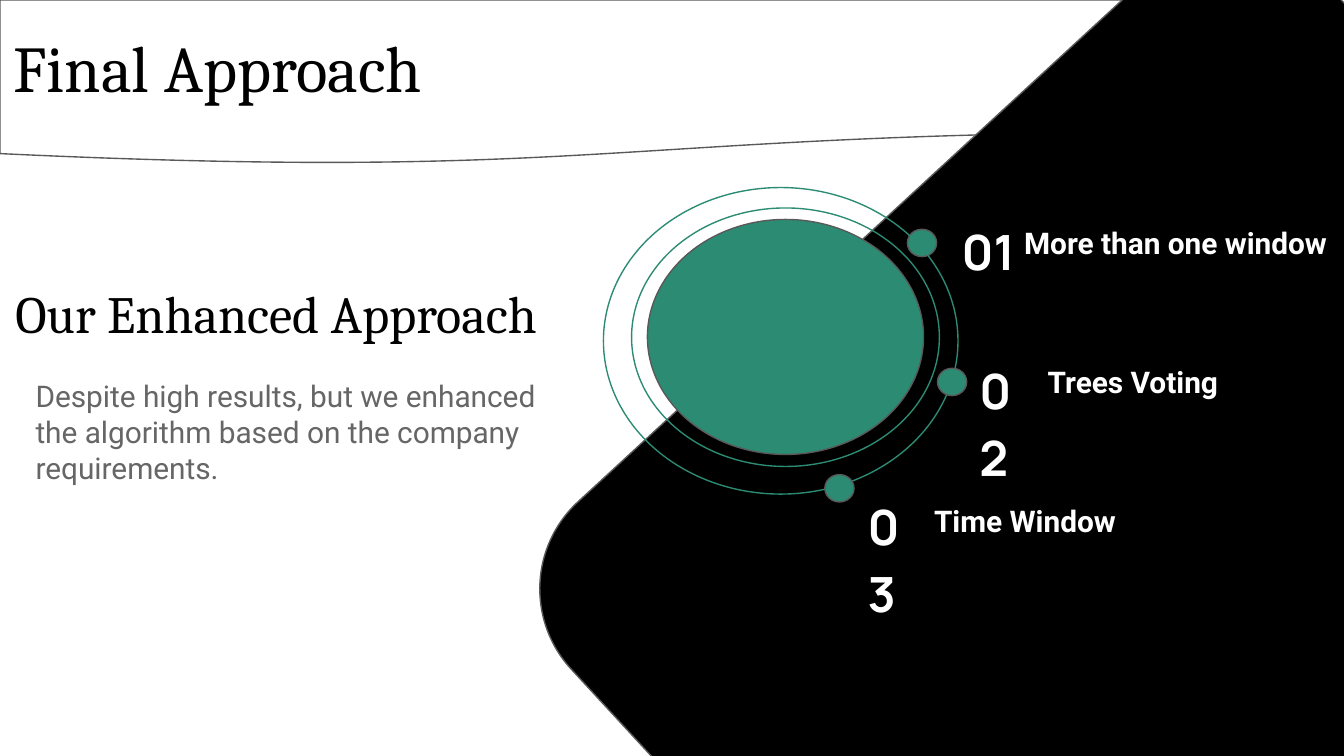
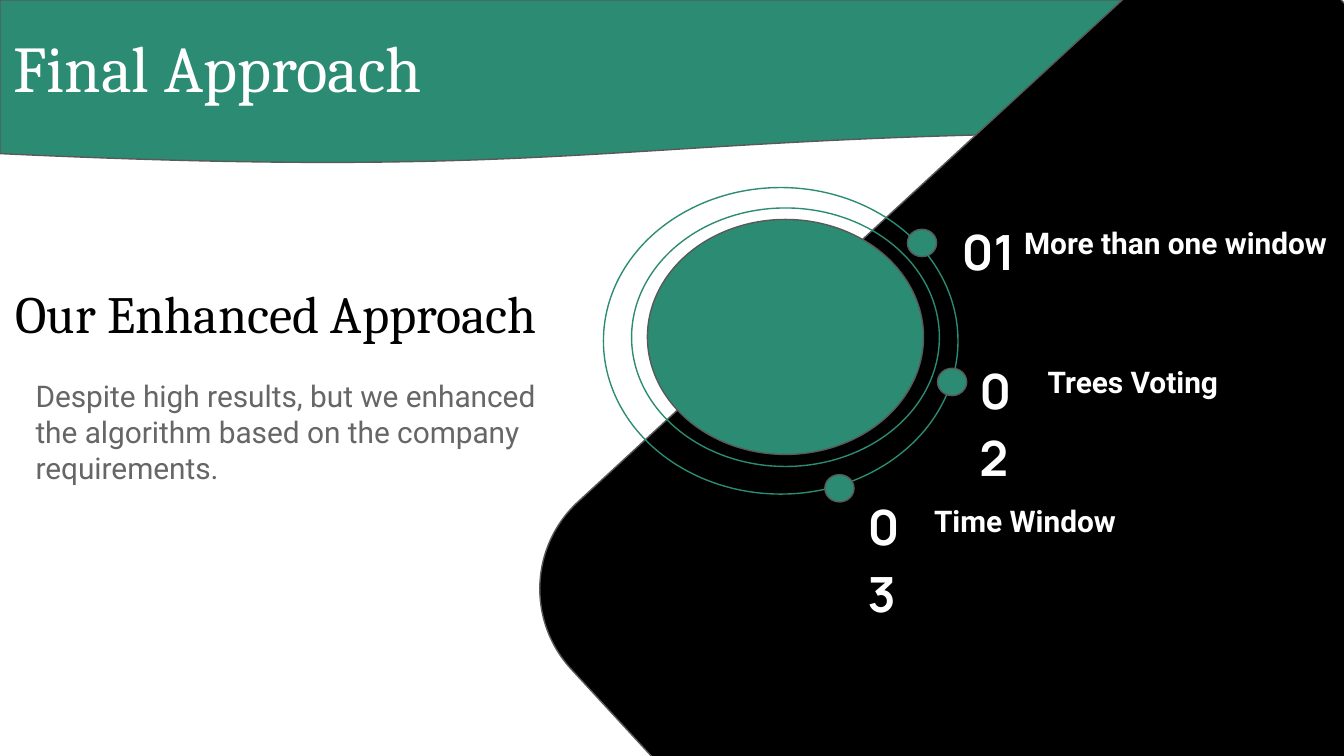
Before and after one commit to AhmedEltaba5/Anomaly_Detection_IOT_ITI, a slide deck: slide 12 of Anomaly Detection Presentation.pptx. Drawn at 1344x756 pixels with LibreOffice and Linux fonts; fonts in the diff are those of the drawing. Boxes give left, top, right and bottom in pixels: in the first picture for what was removed or moved away, otherwise in the second. Text is boxed around its words. In the diff, an @@ line names an element or a change of style, - is before the commit and + after.

```diff
--- a/Anomaly Detection Presentation.pptx
+++ b/Anomaly Detection Presentation.pptx
@@ text "Final Approach" at box(13, 46, 422, 106): text colour #000000 to #FFFFFF @@
@@ flow chart document at box(0, 0, 1216, 164): fill #FFFFFF to #2C8B73 @@
```
Also in this commit, not shown: 3 other slides changed.
